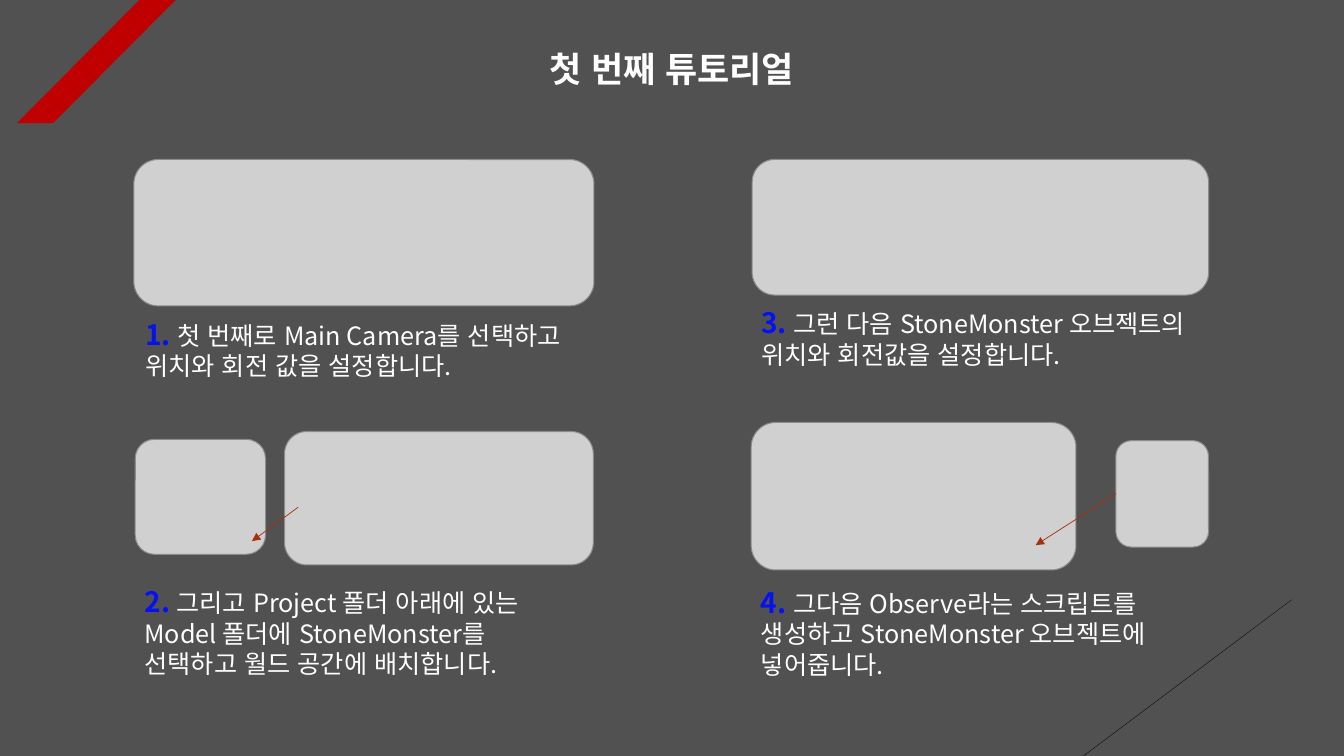
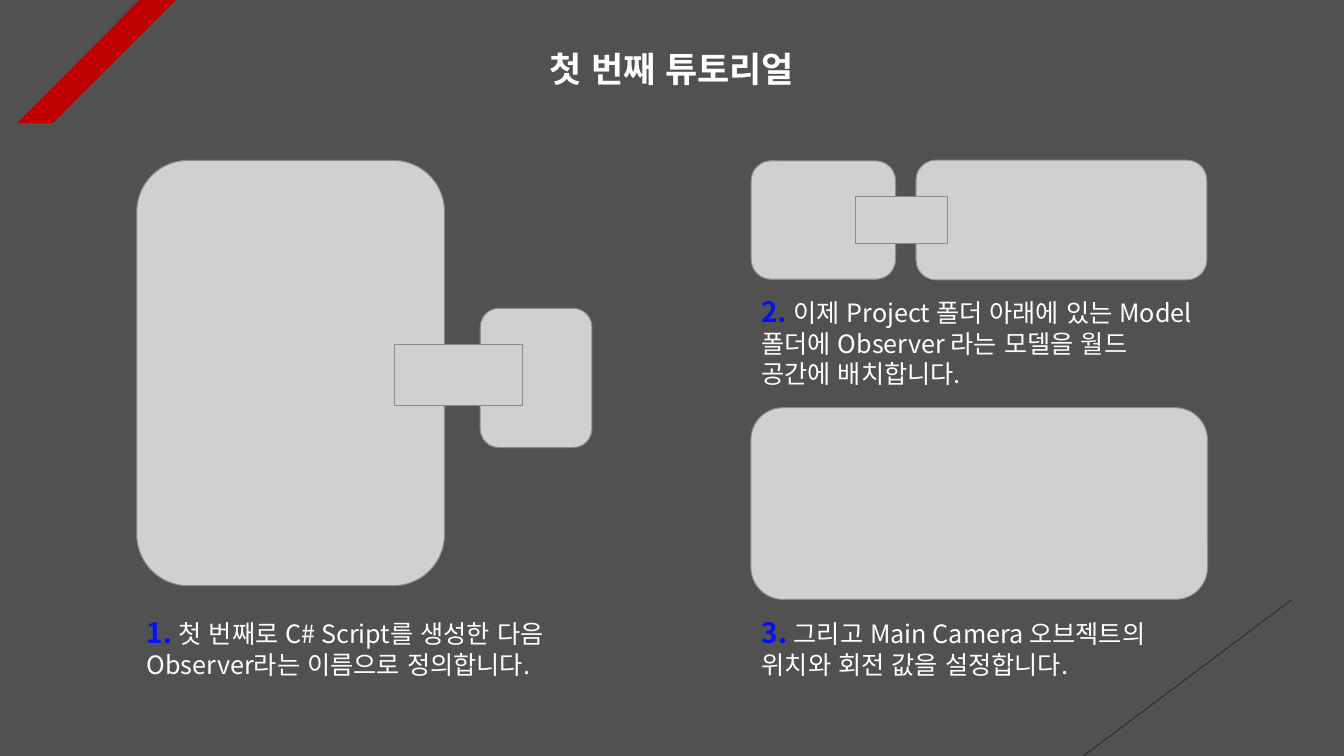
Before and after one commit to Unity2033/3D-UnityEngine, a slide deck: slide 1 of Assets/Rotation/PPT Data/Rotation Example.pptx. Drawn at 1344x756 pixels with LibreOffice and Linux fonts; fonts in the diff are those of the drawing; grey boxes stand for pictures. Boxes give left, top, right and bottom in pixels: in the first picture for what was removed or moved away, otherwise in the second. Text is boxed around its words. In the diff, an @@ line names an element or a change of style, - is before the commit and + after.

```diff
--- a/Assets/Rotation/PPT Data/Rotation Example.pptx
+++ b/Assets/Rotation/PPT Data/Rotation Example.pptx
@@ picture removed at [134, 159, 594, 306] @@
@@ picture added at [137, 160, 445, 586] @@
@@ picture added at [751, 161, 895, 280] @@
@@ picture: place and size @@
-picture at [752, 159, 1209, 295]
+picture at [917, 160, 1208, 280]
@@ picture added at [856, 197, 948, 243] @@
@@ text removed at [145, 324, 561, 377] @@
-1. 첫 번째로 Main Camera를 선택하고 위치와 회전 값을 설정합니다.
@@ picture added at [480, 309, 592, 448] @@
@@ text at [761, 301, 1192, 385]: text changed @@
-2. 그리고 Project 폴더 아래에 있는 Model 폴더에 StoneMonster를 선택하고 월드 공간에 배치합니다.
+2. 이제 Project 폴더 아래에 있는 Model 폴더에 Observer 라는 모델을 월드 공간에 배치합니다.
@@ text removed at [761, 312, 1185, 366] @@
-3. 그런 다음 StoneMonster 오브젝트의 위치와 회전값을 설정합니다.
@@ picture added at [395, 345, 523, 405] @@
@@ picture: place and size @@
-picture at [751, 422, 1076, 570]
+picture at [751, 408, 1208, 600]
@@ picture removed at [135, 440, 265, 555] @@
@@ picture removed at [284, 432, 593, 565] @@
@@ picture removed at [1116, 441, 1209, 547] @@
@@ arrow removed from (298, 507) to (252, 541) @@
@@ arrow removed from (1116, 494) to (1036, 545) @@
@@ text added at [147, 622, 543, 676], 18 pt, text #FFFFFF @@
+1. 첫 번째로 C# Script를 생성한 다음 Observer라는 이름으로 정의합니다.
@@ text at [762, 622, 1145, 676]: text changed @@
-4. 그다음 Observe라는 스크립트를 생성하고 StoneMonster 오브젝트에 넣어줍니다.
+3. 그리고 Main Camera 오브젝트의 위치와 회전 값을 설정합니다.
```
Also in this commit, not shown: 6 other slides changed, 1 slide added, 8 slides removed, 43 other files.
